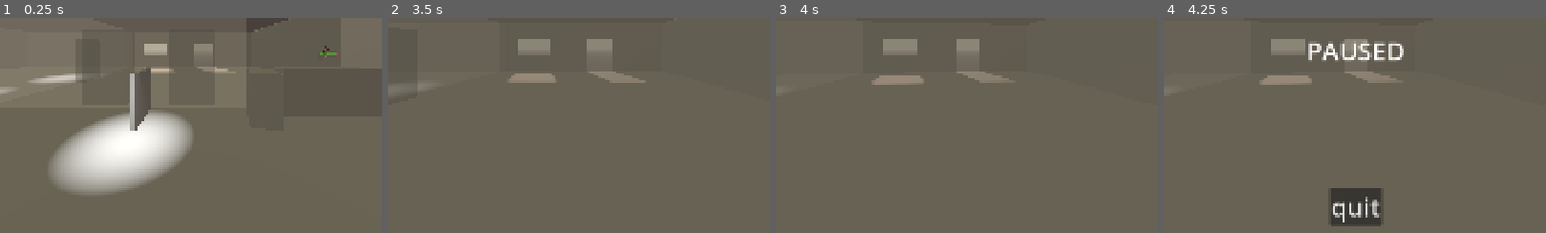
Above: before the commit, frames 1-4 (left to right).
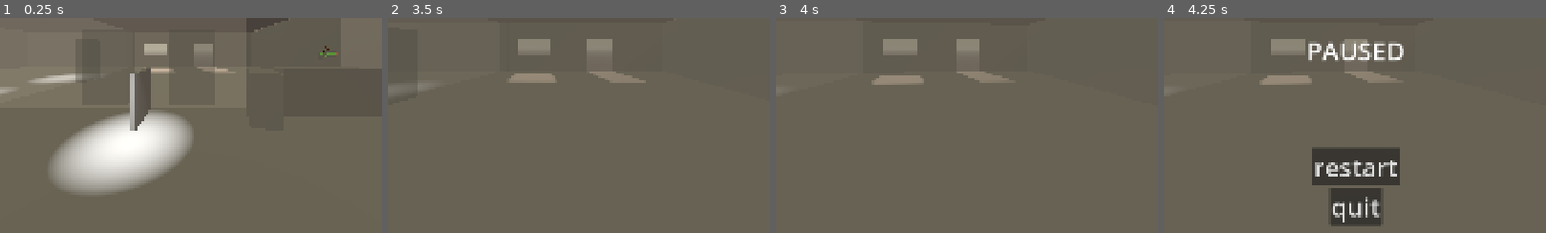
Above: after the commit, the same moments.

Repository: Sunday-Studio-Team/cafe
Game: Godot game, scene res://main.tscn
Same seed, same stepped clock (60 frames per second), same inputs: the game is played once before the commit and once after it.
Inputs (mouse positions are % of the whole screen's width and height, from its top left):
- Up to frame 1 (0.25 s): no input
- Up to frame 2 (3.5 s): move the mouse to (55, 50) at 0.52 s; hold E (interact) 0.53-1.28 s; hold W (move_forward) from 0.53 s (still down); move the mouse to (45, 50) at 1.27 s; tap Shift (sprint) at 1.35 s; move the mouse to (52, 48) at 2.02 s; tap I at 2.1 s; move the mouse to (49, 52) at 2.77 s; tap E (interact) at 2.85 s
- Up to frame 3 (4 s): keep holding W (move_forward); tap Enter at 3.5 s; move the mouse to (57, 51) at 3.52 s; hold Shift (sprint) from 3.53 s (still down)
- Up to frame 4 (4.25 s): keep holding W (move_forward); keep holding Shift (sprint); tap Escape (pause) at 4.15 s
The pictures show only the part of the screen within x 25-75%, y 42-92%; the shares and areas given below are measured in that part.

Frames 1-3 are identical in both runs. In frame 4, 3.9% of the frame differs, in the area x 38-62%, y 60-78%.

Commit message:
add restart button

Diff:
--- a/godot/main.gd
+++ b/godot/main.gd
@@ -26,6 +26,10 @@
 	Events.minigame_active.connect(_on_minigame_active)
 	Events.minigame_end.connect(_on_minigame_end)
 
+	# we have to set these manually here so if we reload the scene theyll reset
+	Stats.daily_profit = 0
+	Stats.employee_rating = 0
+
 	# spawn one customer early off-sync with the timers wait time
 	# so we dont have to wait loads every time we start the game to test
 	# NOTE: commenting this out for now since maybe its better to give people
@@ -52,8 +56,6 @@
 func _on_game_timer_timeout() -> void:
 	Events.time_up.emit()
 	await get_tree().create_timer(5, false).timeout
-	Stats.daily_profit = 0
-	Stats.employee_rating = 0
 	get_tree().call_deferred("reload_current_scene")
 
 
--- a/godot/pause_menu.gd
+++ b/godot/pause_menu.gd
@@ -1,10 +1,17 @@
 extends CanvasLayer
 
 @export var quit_button: Button
+@export var restart_button: Button
 
 
 func _ready() -> void:
 	quit_button.pressed.connect(func(): get_tree().quit())
+	restart_button.pressed.connect(
+		func():
+			visible = false
+			get_tree().paused = false
+			get_tree().call_deferred("reload_current_scene")
+	)
 
 
 func _physics_process(_delta: float) -> void:
--- a/godot/pause_menu.tscn
+++ b/godot/pause_menu.tscn
@@ -2,10 +2,11 @@
 
 [ext_resource type="Script" uid="uid://d26vdt6uji0gm" path="res://pause_menu.gd" id="1_hdmo1"]
 
-[node name="PauseMenu" type="CanvasLayer" unique_id=1507952631 node_paths=PackedStringArray("quit_button")]
+[node name="PauseMenu" type="CanvasLayer" unique_id=1507952631 node_paths=PackedStringArray("quit_button", "restart_button")]
 process_mode = 3
 script = ExtResource("1_hdmo1")
-quit_button = NodePath("MarginContainer/Quit")
+quit_button = NodePath("MarginContainer/VBoxContainer/Quit")
+restart_button = NodePath("MarginContainer/VBoxContainer/Restart")
 
 [node name="MarginContainer" type="MarginContainer" parent="." unique_id=1420740072]
 anchors_preset = 15
@@ -25,7 +26,18 @@
 text = "PAUSED"
 horizontal_alignment = 1
 
-[node name="Quit" type="Button" parent="MarginContainer" unique_id=167199433]
+[node name="VBoxContainer" type="VBoxContainer" parent="MarginContainer" unique_id=1644511243]
+layout_mode = 2
+alignment = 2
+
+[node name="Restart" type="Button" parent="MarginContainer/VBoxContainer" unique_id=26743770]
+layout_mode = 2
+size_flags_horizontal = 4
+size_flags_vertical = 8
+theme_override_font_sizes/font_size = 64
+text = "restart"
+
+[node name="Quit" type="Button" parent="MarginContainer/VBoxContainer" unique_id=167199433]
 layout_mode = 2
 size_flags_horizontal = 4
 size_flags_vertical = 8
Not shown, changed: godot/todo.md
